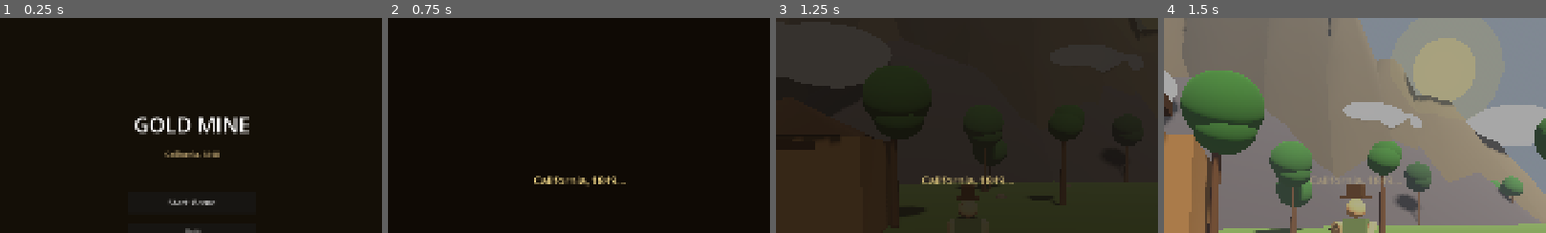
Above: before the commit, frames 1-4 (left to right).
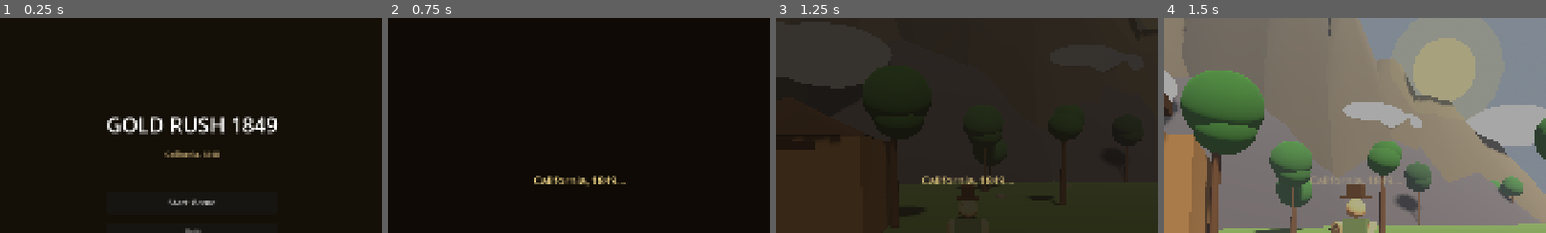
Above: after the commit, the same moments.

Repository: beachclaw/GoldRush1849
Game: Godot game, scene res://scenes/main_menu.tscn
The game is run twice, just before and just after one commit, with the same random seed, the same clock (stepped at 60 frames per second) and the same inputs.
Inputs (mouse positions are % of the whole screen's width and height, from its top left):
- Up to frame 1 (0.25 s): no input
- Up to frame 2 (0.75 s): click "Start Game" at 0.5 s
- Up to frame 3 (1.25 s): no input
- Up to frame 4 (1.5 s): tap Enter (ui_accept) at 1.25 s; move the mouse to (55, 50) at 1.27 s; hold W (move_forward) from 1.28 s (still down); tap Tab at 1.35 s
The pictures show only the part of the screen within x 25-75%, y 12-62%; the shares and areas given below are measured in that part.

The runs differ from the first frame. In frame 1, 2.3% of the frame differs, in the area x 28-73%, y 45-55%; in frame 2, nothing differs; in frame 3, nothing differs; in frame 4, nothing differs.

Commit message:
rename to Gold Rush 1849, switch to gl_compatibility renderer
Co-Authored-By: Claude Opus 4.6 <noreply@anthropic.com>

Diff:
--- a/project.godot
+++ b/project.godot
@@ -10,7 +10,7 @@
 
 [application]
 
-config/name="Gold Mine"
+config/name="Gold Rush 1849"
 config/description="California 1848. Start with a pan and a dream."
 config/version="0.1.0"
 run/main_scene="res://scenes/main_menu.tscn"
@@ -59,5 +59,7 @@
 
 [rendering]
 
+renderer/rendering_method="gl_compatibility"
+renderer/rendering_method.mobile="gl_compatibility"
 textures/vram_compression/import_etc2_astc=true
 environment/defaults/default_clear_color=Color(0.15, 0.12, 0.08, 1)
--- a/scenes/main_menu.tscn
+++ b/scenes/main_menu.tscn
@@ -30,7 +30,7 @@
 theme_override_constants/separation = 24
 
 [node name="Title" type="Label" parent="Center"]
-text = "GOLD MINE"
+text = "GOLD RUSH 1849"
 horizontal_alignment = 1
 theme_override_font_sizes/font_size = 52
 
